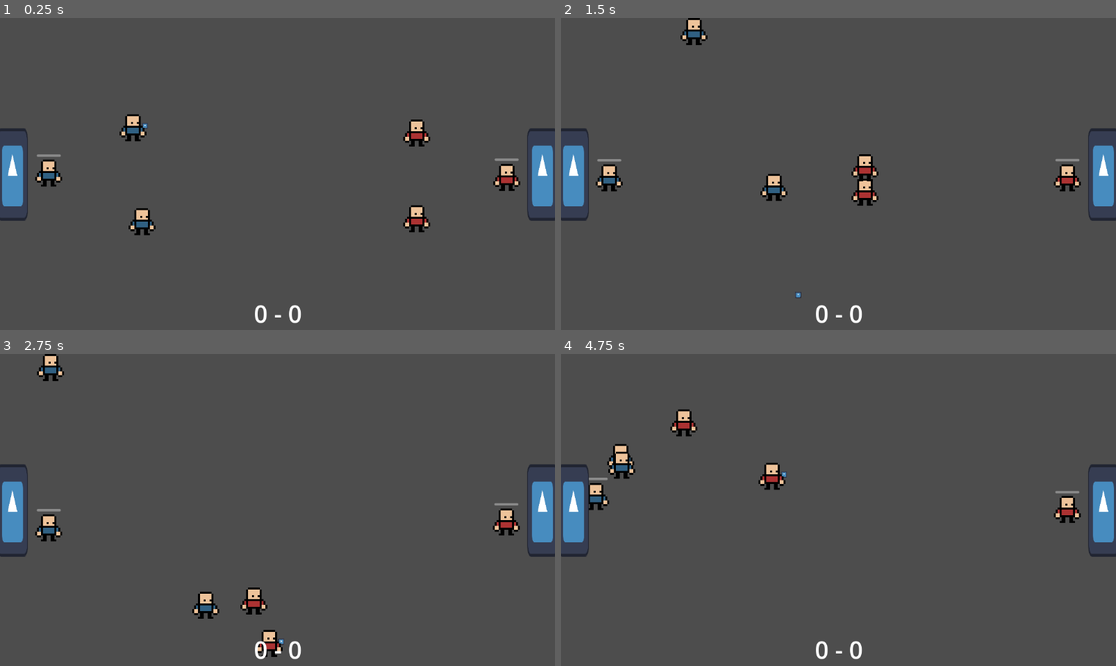
Above: before the commit, frames 1-4 (two rows, left to right).
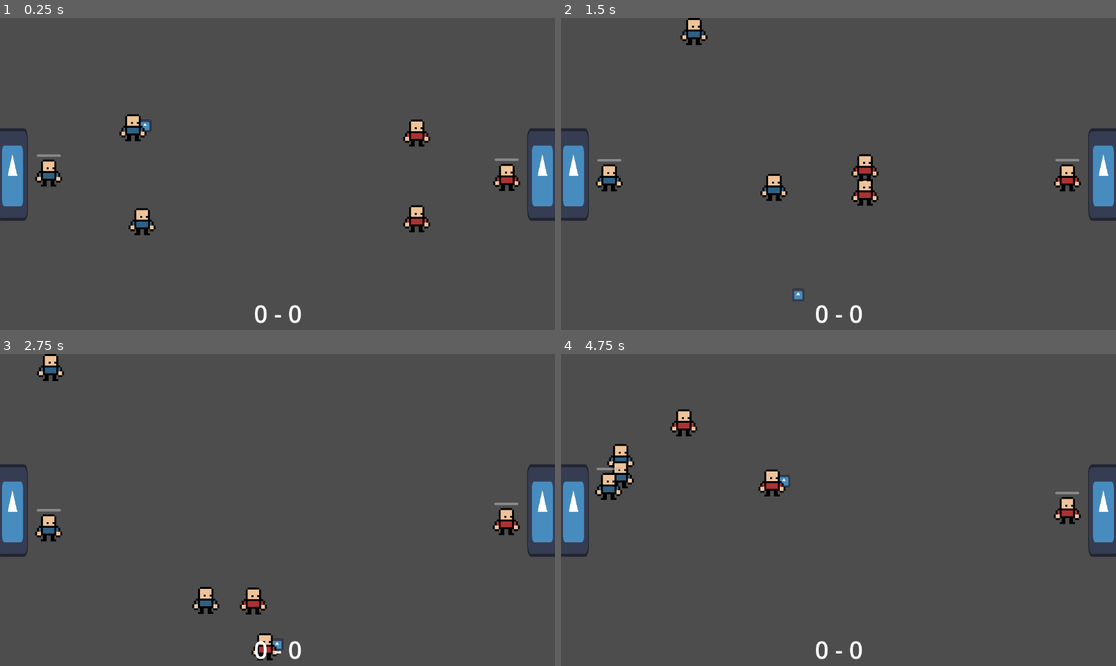
Above: after the commit, the same moments.

Repository: david8zhang/spooky-soccer
Game: Godot game, scene res://scenes/Main.tscn
The game is run twice, just before and just after one commit, with the same random seed, the same clock (stepped at 60 frames per second) and the same inputs. The engine's default icon, where the game draws it, is replaced by a stand-in: a white triangle on a blue panel in a dark square.
Inputs:
- Up to frame 1 (0.25 s): no input
- Up to frame 2 (1.5 s): hold Up (move_up) from 0.53 s (still down); tap Space (pass) at 0.6 s; tap F (shoot) at 1.35 s
- Up to frame 3 (2.75 s): release Up (move_up) at 2.03 s; hold Left (move_left) from 2.03 s (still down); tap Space (pass) at 2.1 s
- Up to frame 4 (4.75 s): tap F (shoot) at 2.85, 4.35 s; release Left (move_left) at 3.53 s; hold Down (move_down) 3.53-4.28 s; tap Space (pass) at 3.6 s; hold Right (move_right) from 4.28 s (still down)

The runs differ from the first frame. In frame 1, less than 0.1% of the frame differs, in the area x 25-28%, y 32-37%; in frame 2, less than 0.1%; in frame 3, 0.7%; in frame 4, 1.3%, in the area x 5-94%, y 31-55%.

Commit message:
fix goalkeeper collision bugs

Diff:
--- a/prefabs/Ball.tscn
+++ b/prefabs/Ball.tscn
@@ -22,7 +22,7 @@
 }]
 
 [sub_resource type="CircleShape2D" id="CircleShape2D_ome08"]
-radius = 7.0
+radius = 14.0357
 
 [sub_resource type="CircleShape2D" id="CircleShape2D_kr422"]
 radius = 7.0
@@ -36,7 +36,7 @@
 script = ExtResource("1_i56ne")
 
 [node name="AnimatedSprite2D" type="AnimatedSprite2D" parent="."]
-scale = Vector2(0.1, 0.1)
+scale = Vector2(0.2, 0.2)
 sprite_frames = SubResource("SpriteFrames_tjyjf")
 
 [node name="CollisionShape2D" type="CollisionShape2D" parent="."]
--- a/prefabs/Goalkeeper.tscn
+++ b/prefabs/Goalkeeper.tscn
@@ -9,7 +9,7 @@
 
 [node name="Goalkeeper" type="RigidBody2D"]
 collision_layer = 8
-collision_mask = 33
+collision_mask = 32
 max_contacts_reported = 1
 lock_rotation = true
 script = ExtResource("1_84vqb")
